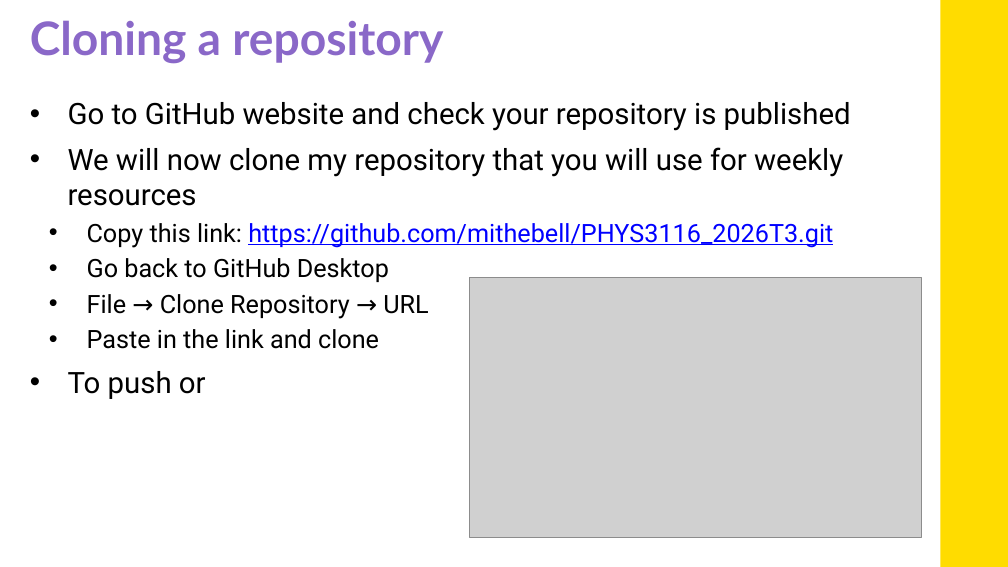
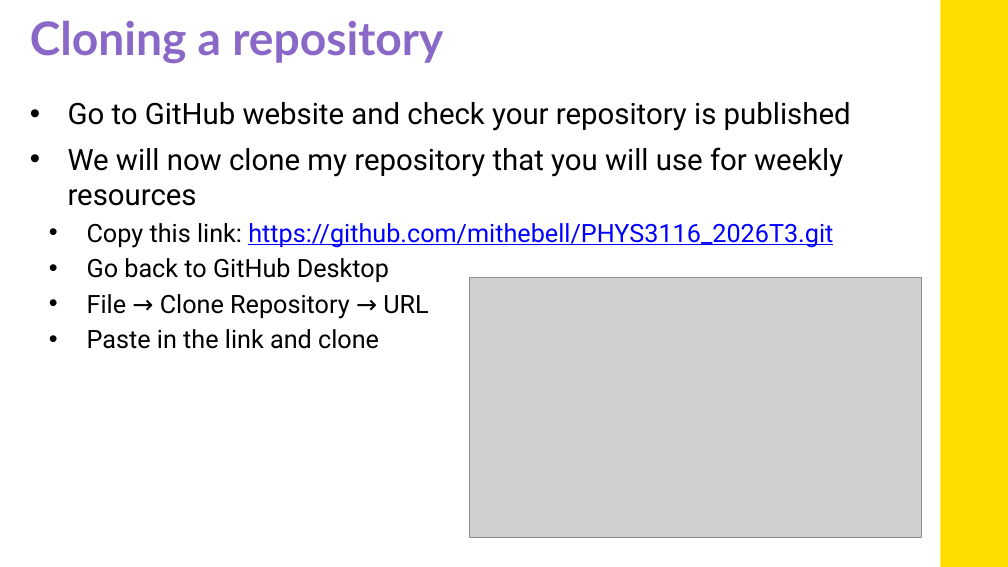
Before and after one commit to mithebell/PHYS3116_2026T3, a slide deck: slide 9 of Week 1/wk1_PHYS3116_2026T3_spotted_python_slides.pptx (slide 11 before the commit). Drawn at 1008x567 pixels with LibreOffice and Linux fonts; fonts in the diff are those of the drawing; grey boxes stand for pictures; background and template pictures are left out. Boxes give left, top, right and bottom in pixels: in the first picture for what was removed or moved away, otherwise in the second. Text is boxed around its words. In the diff, an @@ line names an element or a change of style, - is before the commit and + after.

Commit message:
fixed typo in slides

```diff
--- a/Week 1/wk1_PHYS3116_2026T3_spotted_python_slides.pptx
+++ b/Week 1/wk1_PHYS3116_2026T3_spotted_python_slides.pptx
@@ text at [68,371,206,399]: paragraph removed @@
-• To push or
```
Also in this commit, not shown: 1 other slide changed, 2 slides removed, 1 other file.
